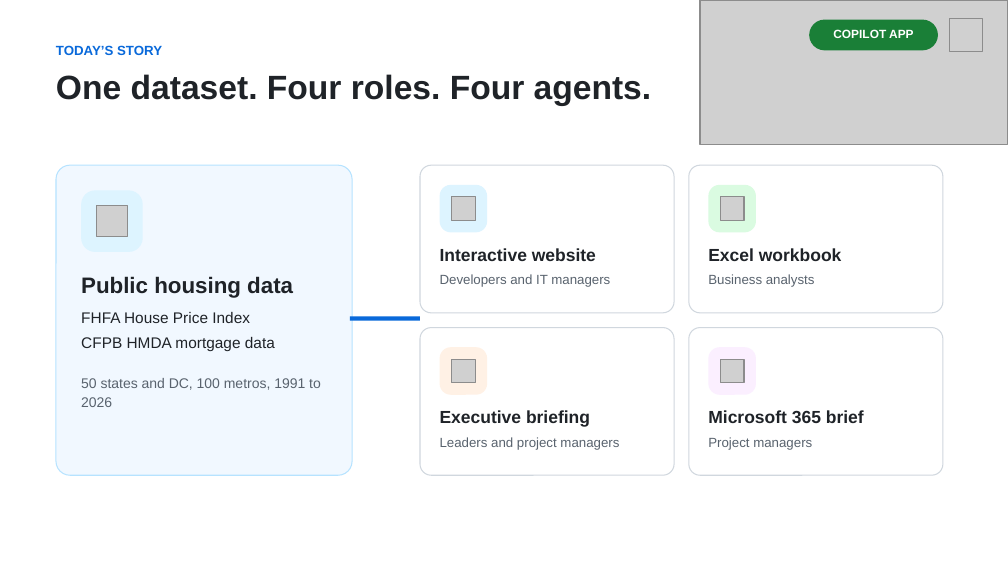
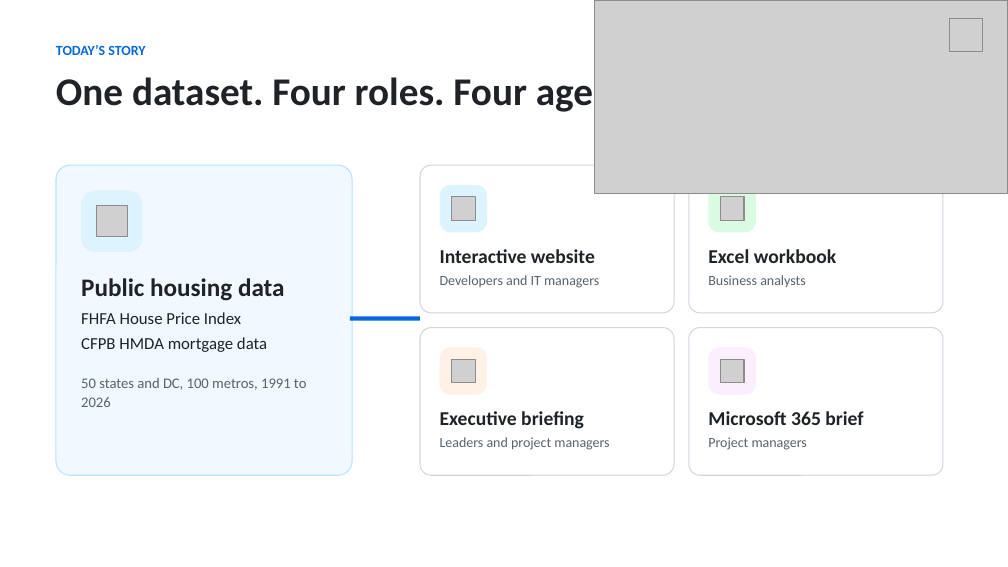
Before and after one commit to DanWahlin/housing-market-demo, a slide deck: slide 8 of talk/copilot-app-put-ai-agents-to-work.pptx (slide 9 before the commit). Drawn at 1008x567 pixels with LibreOffice and Linux fonts; fonts in the diff are those of the drawing; grey boxes stand for pictures. Boxes give left, top, right and bottom in pixels: in the first picture for what was removed or moved away, otherwise in the second. Text is boxed around its words. In the diff, an @@ line names an element or a change of style, - is before the commit and + after.

```diff
--- a/talk/copilot-app-put-ai-agents-to-work.pptx
+++ b/talk/copilot-app-put-ai-agents-to-work.pptx
@@ picture: place and size @@
-picture at box(700, 0, 1008, 144)
+picture at box(595, 0, 1008, 194)
@@ rounded rectangle removed at box(809, 19, 938, 50) @@
@@ text removed at box(833, 29, 913, 38) @@
-COPILOT APP
@@ text "One dataset. Four roles. Four ..." at box(56, 72, 653, 115): size 24 to 28 pt, font Arial to Calibri @@
@@ text "Public housing data" at box(81, 278, 285, 301): size 16 to 18 pt, font Arial to Calibri @@
@@ text "FHFA House Price Index" at box(81, 312, 241, 324): size 11 to 12 pt, font Arial to Calibri @@
@@ text "CFPB HMDA mortgage data" at box(81, 337, 267, 352): size 11 to 12 pt, font Arial to Calibri @@
@@ text "50 states and DC, 100 ..." at box(81, 378, 306, 407): size 10 to 10.5 pt, font Arial to Calibri @@
@@ size 12.5 to 14 pt, font Arial to Calibri in 4 elements at box(440, 249, 595, 263), box(708, 249, 836, 263), box(440, 411, 584, 429), box(708, 411, 863, 425) @@
@@ size 9.5 to 10 pt, font Arial to Calibri in 5 elements at box(56, 45, 145, 55), box(440, 275, 599, 288), box(708, 275, 806, 287), box(440, 437, 609, 450), box(708, 437, 807, 450) @@
```
Also in this commit, not shown: 13 other slides changed, 1 slide added, 2 slides removed.
